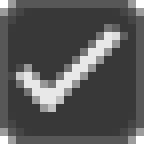
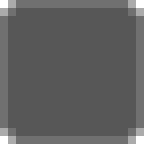
Revision of a layered 144×144 image; what changed, layer by layer:
hid "Layer 1" over bbox(8, 8, 136, 136)
showed "Layer 2" over bbox(8, 8, 136, 136)
